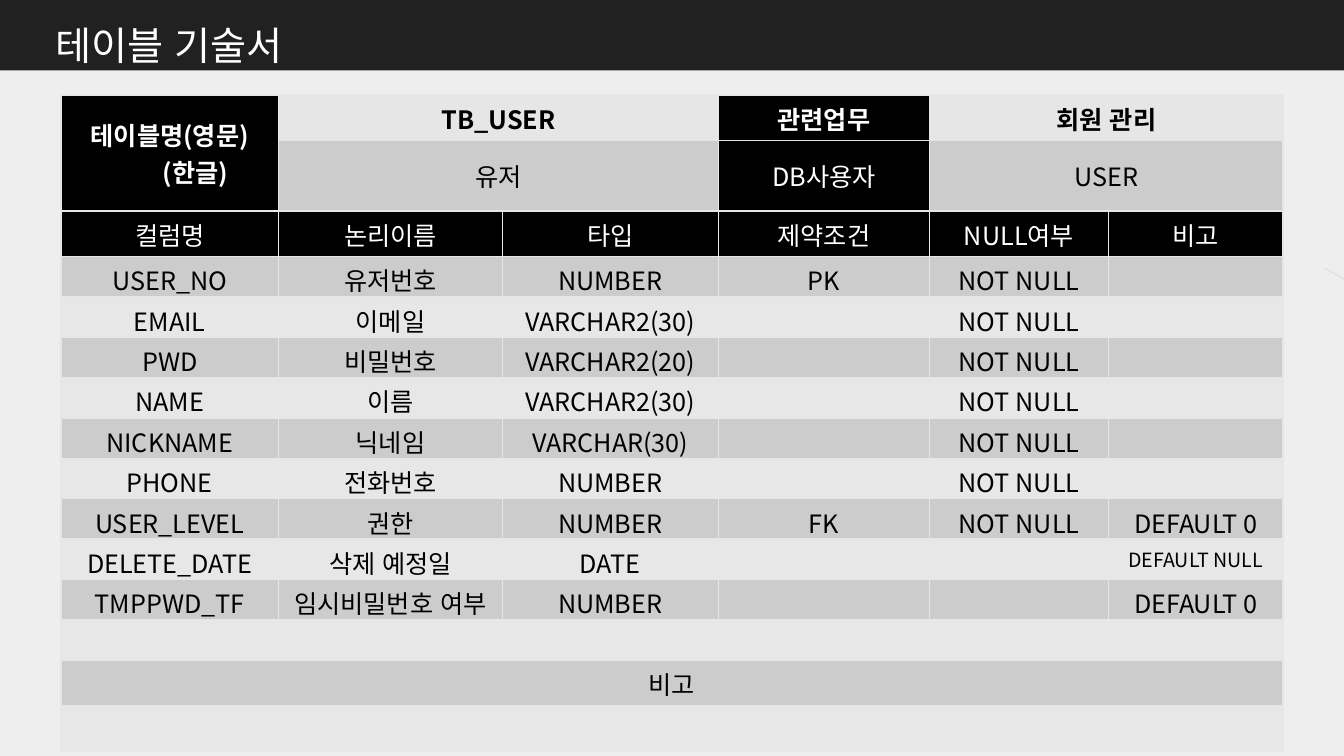
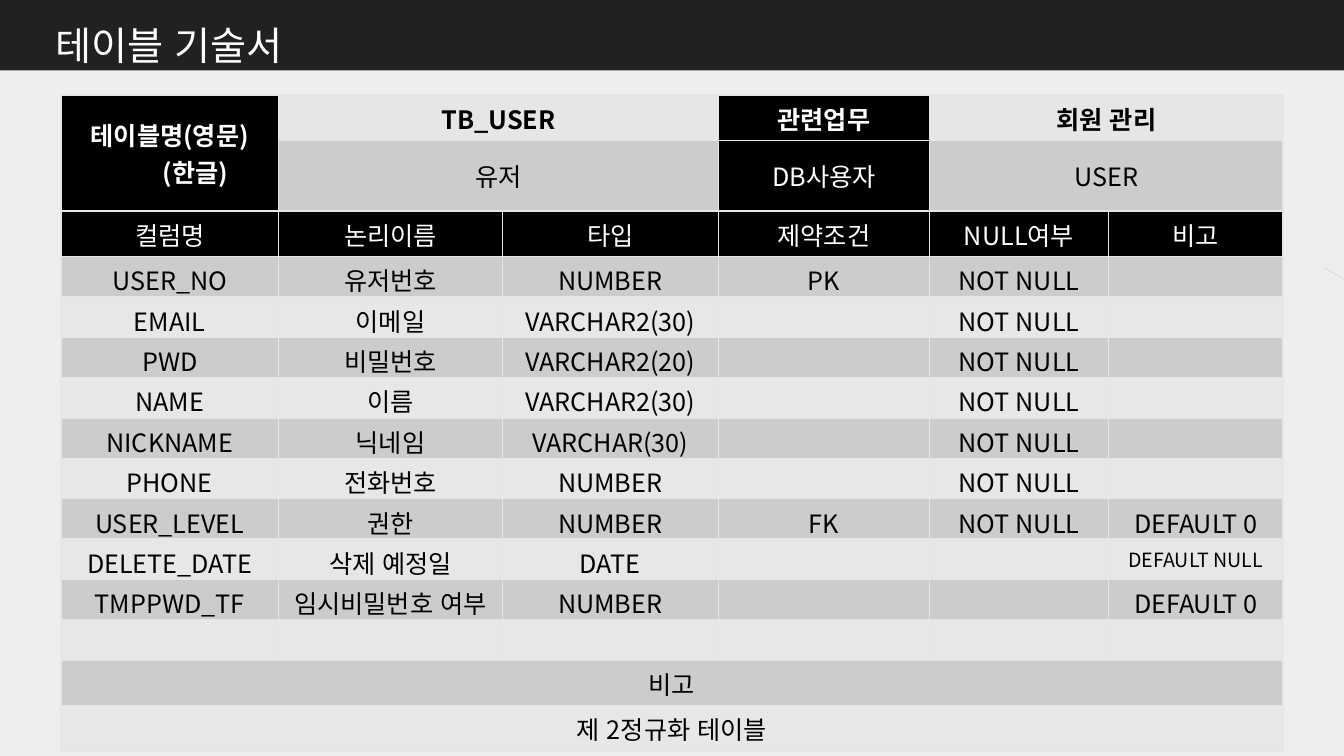
Before and after one commit to me0768/KHFinalProject, a slide deck: slide 13 of 보고서/DataBase설계서_Final_Project.pptx (slide 8 before the commit). Drawn at 1344x756 pixels with LibreOffice and Linux fonts; fonts in the diff are those of the drawing. Boxes give left, top, right and bottom in pixels: in the first picture for what was removed or moved away, otherwise in the second. Text is boxed around its words. In the diff, an @@ line names an element or a change of style, - is before the commit and + after.

```diff
--- a/보고서/DataBase설계서_Final_Project.pptx
+++ b/보고서/DataBase설계서_Final_Project.pptx
@@ table at (x1=60, y1=95, x2=1282, y2=745) @@
-row 15, column 1: 
+row 15, column 1: 제 2정규화 테이블
```
Also in this commit, not shown: 3 other slides changed, 5 slides added.
